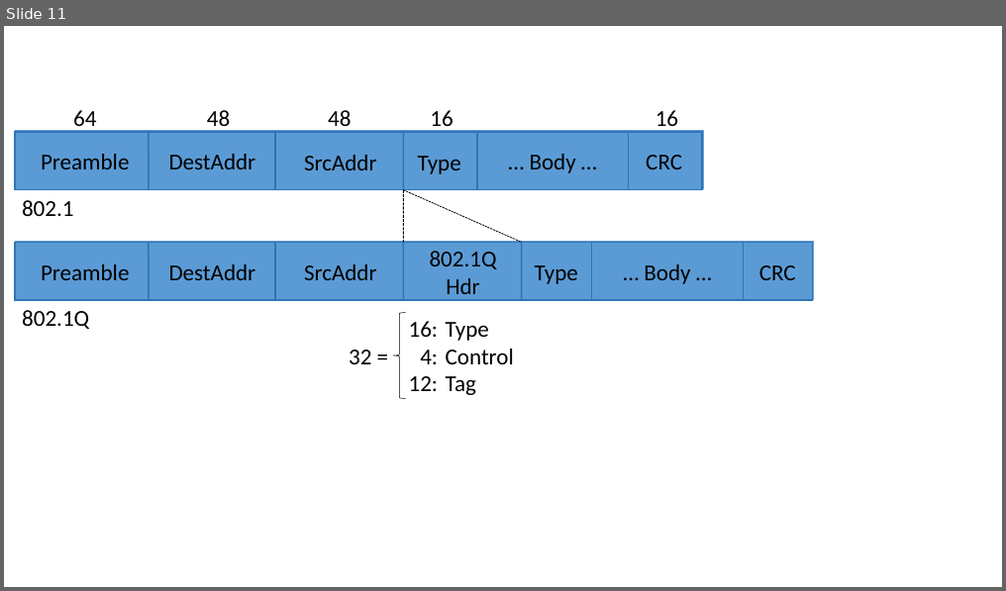
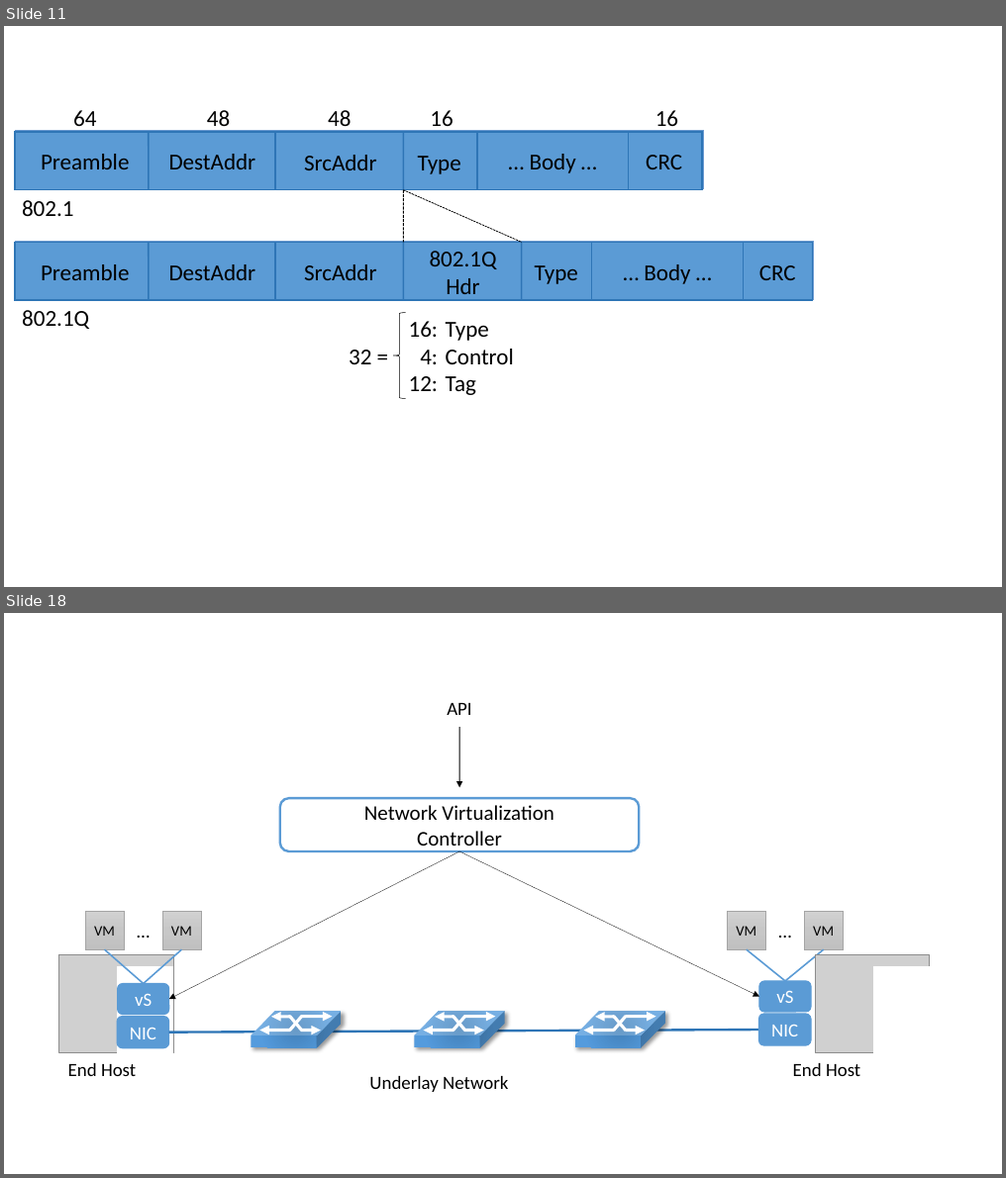
Before and after one commit to SystemsApproach/7E, a slide deck: virtual/figures/virtual.odp. Shown one above the other, each under a label of ours: slide 11 before the commit, slides 11 and 18 after it; the slides between them are not shown. The pictures are 1006x591 and 1006x1178 pixels, drawn with LibreOffice and Linux fonts; fonts in the diff are those of the drawing; grey boxes stand for pictures. Boxes give left, top, right and bottom in pixels: in the first picture for what was removed or moved away, otherwise in the second. Text is boxed around its words. In the diff, an @@ line names an element or a change of style, - is before the commit and + after.

```diff
--- a/virtual/figures/virtual.odp
+++ b/virtual/figures/virtual.odp
@@ slide 18 added at <box>4,613,1002,1174</box>, background #FFFFFF @@
@@ text added at <box>447,703,471,715</box>, 18 pt, text #000000 @@
+API
@@ arrow added from (460, 727) to (460, 787), #000000 0.99 pt @@
@@ rounded rectangle added at <box>280,799,640,852</box>, fill #FFFFFF, outline #5B9BD5 2.24 pt, 20 pt, text #000000 @@
+Network Virtualization
+Controller
@@ arrow added from (460, 852) to (169, 999), #000000 0.51 pt dashed @@
@@ arrow added from (460, 852) to (759, 997), #000000 0.51 pt dashed @@
@@ rectangle added at <box>85,912,124,950</box>, fill gradient #D1D1D1 to #C7C7C7 to #C0C0C0, outline #A5A5A5 0.51 pt, 14 pt, text #000000 @@
+VM
@@ text added at <box>129,916,156,947</box>, 18 pt, text #000000 @@
+…
@@ rectangle added at <box>162,912,201,950</box>, fill gradient #D1D1D1 to #C7C7C7 to #C0C0C0, outline #A5A5A5 0.51 pt, 14 pt, text #000000 @@
+VM
@@ rectangle added at <box>727,912,765,950</box>, fill gradient #D1D1D1 to #C7C7C7 to #C0C0C0, outline #A5A5A5 0.51 pt, 14 pt, text #000000 @@
+VM
@@ text added at <box>771,916,799,947</box>, 18 pt, text #000000 @@
+…
@@ rectangle added at <box>804,912,843,950</box>, fill gradient #D1D1D1 to #C7C7C7 to #C0C0C0, outline #A5A5A5 0.51 pt, 14 pt, text #000000 @@
+VM
@@ picture added at <box>58,956,173,1054</box> @@
@@ line added from (144, 983) to (104, 950), #5B9BD5 1.5 pt @@
@@ rectangle added at <box>118,967,172,1053</box>, fill #FFFFFF, outline #FFFFFF 0.99 pt @@
@@ line added from (144, 983) to (181, 950), #5B9BD5 1.5 pt @@
@@ line added from (785, 981) to (746, 950), #5B9BD5 1.5 pt @@
@@ line added from (785, 981) to (824, 950), #5B9BD5 1.5 pt @@
@@ picture added at <box>816,956,930,1054</box> @@
@@ rectangle added at <box>874,967,929,1053</box>, fill #FFFFFF, outline #FFFFFF 0.99 pt @@
@@ rounded rectangle added at <box>118,983,169,1014</box>, fill #5B9BD5, outline #5B9BD5 0.99 pt, 18 pt, text #FFFFFF @@
+vS
@@ rounded rectangle added at <box>759,981,811,1012</box>, fill #5B9BD5, outline #5B9BD5 0.99 pt, 18 pt, text #FFFFFF @@
+vS
@@ rounded rectangle added at <box>117,1017,169,1049</box>, fill #5B9BD5, outline #5B9BD5 0.99 pt, 18 pt, text #FFFFFF @@
+NIC
@@ group added at <box>252,1011,342,1048</box>: 4 arrows, 2 lines, 1 cube @@
@@ group added at <box>414,1011,505,1048</box>: 4 arrows, 2 lines, 1 cube @@
@@ group added at <box>575,1011,665,1048</box>: 4 arrows, 2 lines, 1 cube @@
@@ rounded rectangle added at <box>759,1014,812,1047</box>, fill #5B9BD5, outline #5B9BD5 0.99 pt, 18 pt, text #FFFFFF @@
+NIC
@@ line added from (169, 1032) to (759, 1030), #2E75B6 2.24 pt @@
@@ text added at <box>68,1063,136,1076</box>, 18 pt, text #000000 @@
+End Host
@@ text added at <box>369,1076,508,1092</box>, 18 pt, text #000000 @@
+Underlay Network
@@ text added at <box>793,1063,860,1076</box>, 18 pt, text #000000 @@
+End Host
```
Also in this commit, not shown: 1 slide changed, 12 other slides added, 28 other files.
